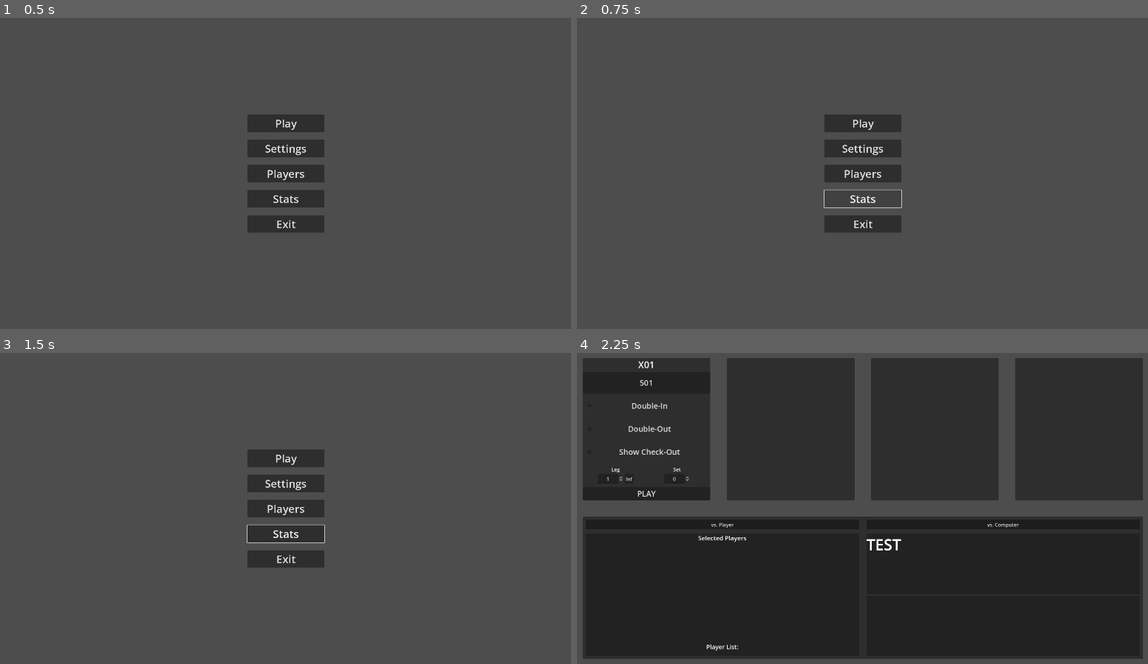
Above: before the commit, frames 1-4 (two rows, left to right).
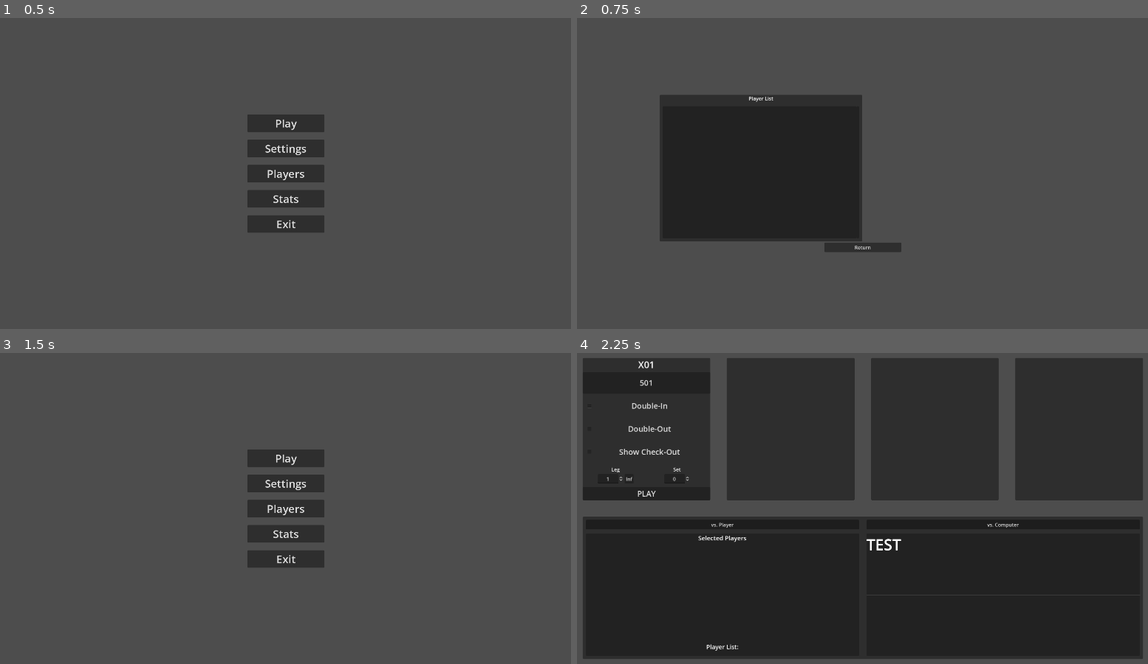
Above: after the commit, the same moments.

Repository: Duschmolll/liDarts
Game: Godot game, scene res://main_menu.tscn
The game is run twice, just before and just after one commit, with the same random seed, the same clock (stepped at 60 frames per second) and the same inputs.
Inputs (mouse positions are in pixels of both pictures, inside the frame that each line leads up to):
- Up to frame 1 (0.5 s): no input
- Up to frame 2 (0.75 s): click "Stats" at 0.5 s
- Up to frame 3 (1.5 s): click (285, 583) at 1.25 s, where only the run after the commit has a clickable "Return"
- Up to frame 4 (2.25 s): click "Play" at 2 s

Frame 1 is identical in both runs. In frame 2, 17% of the frame differs, in the area x 14-57%, y 24-76%; in frame 3, less than 0.1%; in frame 4, nothing differs.

Commit message:
Added return button for stats scene

Diff:
--- a/script/main_menu.gd
+++ b/script/main_menu.gd
@@ -11,7 +11,7 @@
 
 
 func _on_statistique_pressed():
-	pass # Replace with function body.
+	get_tree().change_scene_to_file("res://statistic/statistic.tscn")
 
 
 func _on_exit_pressed():
--- a/statistic/statistic.gd
+++ b/statistic/statistic.gd
@@ -60,3 +60,7 @@
 			var child = player_stats_hbox.get_children()[i]
 			child.opponent_selected.visible = false
 			child.opponent_unselected.visible = true
+
+
+func _on_button_pressed():
+	get_tree().change_scene_to_file("res://main_menu.tscn")
--- a/statistic/statistic.tscn
+++ b/statistic/statistic.tscn
@@ -10,8 +10,8 @@
 grow_horizontal = 2
 grow_vertical = 2
 script = ExtResource("1_sywme")
-player_list_grid = NodePath("MarginContainer/HBoxContainer/VBoxContainer/PanelContainer2/PlayerListContainer/MarginContainer/ScrollContainer/PanelContainer/PlayerListGrid")
-player_stats_hbox = NodePath("MarginContainer/HBoxContainer/PlayerHBox")
+player_list_grid = NodePath("MarginContainer/VBoxContainer/HBoxContainer/VBoxContainer/PanelContainer2/PlayerListContainer/MarginContainer/ScrollContainer/PanelContainer/PlayerListGrid")
+player_stats_hbox = NodePath("MarginContainer/VBoxContainer/HBoxContainer/PlayerHBox")
 
 [node name="MarginContainer" type="MarginContainer" parent="."]
 layout_mode = 1
@@ -25,54 +25,65 @@
 theme_override_constants/margin_right = 300
 theme_override_constants/margin_bottom = 300
 
-[node name="HBoxContainer" type="HBoxContainer" parent="MarginContainer"]
+[node name="VBoxContainer" type="VBoxContainer" parent="MarginContainer"]
+layout_mode = 2
+
+[node name="HBoxContainer" type="HBoxContainer" parent="MarginContainer/VBoxContainer"]
 layout_mode = 2
 size_flags_vertical = 3
 
-[node name="VBoxContainer" type="VBoxContainer" parent="MarginContainer/HBoxContainer"]
+[node name="VBoxContainer" type="VBoxContainer" parent="MarginContainer/VBoxContainer/HBoxContainer"]
 custom_minimum_size = Vector2(658, 0)
 layout_mode = 2
 
-[node name="PanelContainer2" type="PanelContainer" parent="MarginContainer/HBoxContainer/VBoxContainer"]
+[node name="PanelContainer2" type="PanelContainer" parent="MarginContainer/VBoxContainer/HBoxContainer/VBoxContainer"]
 layout_mode = 2
 size_flags_vertical = 3
 
-[node name="PlayerListContainer" type="VBoxContainer" parent="MarginContainer/HBoxContainer/VBoxContainer/PanelContainer2"]
+[node name="PlayerListContainer" type="VBoxContainer" parent="MarginContainer/VBoxContainer/HBoxContainer/VBoxContainer/PanelContainer2"]
 layout_mode = 2
 size_flags_horizontal = 3
 size_flags_vertical = 3
 
-[node name="Label" type="Label" parent="MarginContainer/HBoxContainer/VBoxContainer/PanelContainer2/PlayerListContainer"]
+[node name="Label" type="Label" parent="MarginContainer/VBoxContainer/HBoxContainer/VBoxContainer/PanelContainer2/PlayerListContainer"]
 layout_mode = 2
 text = "Player List
 "
 horizontal_alignment = 1
 vertical_alignment = 1
 
-[node name="MarginContainer" type="MarginContainer" parent="MarginContainer/HBoxContainer/VBoxContainer/PanelContainer2/PlayerListContainer"]
+[node name="MarginContainer" type="MarginContainer" parent="MarginContainer/VBoxContainer/HBoxContainer/VBoxContainer/PanelContainer2/PlayerListContainer"]
 layout_mode = 2
 theme_override_constants/margin_left = 10
 theme_override_constants/margin_top = 10
 theme_override_constants/margin_right = 10
 theme_override_constants/margin_bottom = 10
 
-[node name="ScrollContainer" type="ScrollContainer" parent="MarginContainer/HBoxContainer/VBoxContainer/PanelContainer2/PlayerListContainer/MarginContainer"]
+[node name="ScrollContainer" type="ScrollContainer" parent="MarginContainer/VBoxContainer/HBoxContainer/VBoxContainer/PanelContainer2/PlayerListContainer/MarginContainer"]
 custom_minimum_size = Vector2(0, 430)
 layout_mode = 2
 horizontal_scroll_mode = 0
 vertical_scroll_mode = 2
 
-[node name="PanelContainer" type="PanelContainer" parent="MarginContainer/HBoxContainer/VBoxContainer/PanelContainer2/PlayerListContainer/MarginContainer/ScrollContainer"]
+[node name="PanelContainer" type="PanelContainer" parent="MarginContainer/VBoxContainer/HBoxContainer/VBoxContainer/PanelContainer2/PlayerListContainer/MarginContainer/ScrollContainer"]
 layout_mode = 2
 size_flags_horizontal = 3
 size_flags_vertical = 3
 
-[node name="PlayerListGrid" type="GridContainer" parent="MarginContainer/HBoxContainer/VBoxContainer/PanelContainer2/PlayerListContainer/MarginContainer/ScrollContainer/PanelContainer"]
+[node name="PlayerListGrid" type="GridContainer" parent="MarginContainer/VBoxContainer/HBoxContainer/VBoxContainer/PanelContainer2/PlayerListContainer/MarginContainer/ScrollContainer/PanelContainer"]
 layout_mode = 2
 size_flags_vertical = 3
 theme_override_constants/h_separation = 20
 theme_override_constants/v_separation = 20
 columns = 2
 
-[node name="PlayerHBox" type="HBoxContainer" parent="MarginContainer/HBoxContainer"]
+[node name="PlayerHBox" type="HBoxContainer" parent="MarginContainer/VBoxContainer/HBoxContainer"]
 layout_mode = 2
+
+[node name="Button" type="Button" parent="MarginContainer/VBoxContainer"]
+custom_minimum_size = Vector2(250, 0)
+layout_mode = 2
+size_flags_horizontal = 4
+text = "Return"
+
+[connection signal="pressed" from="MarginContainer/VBoxContainer/Button" to="." method="_on_button_pressed"]
